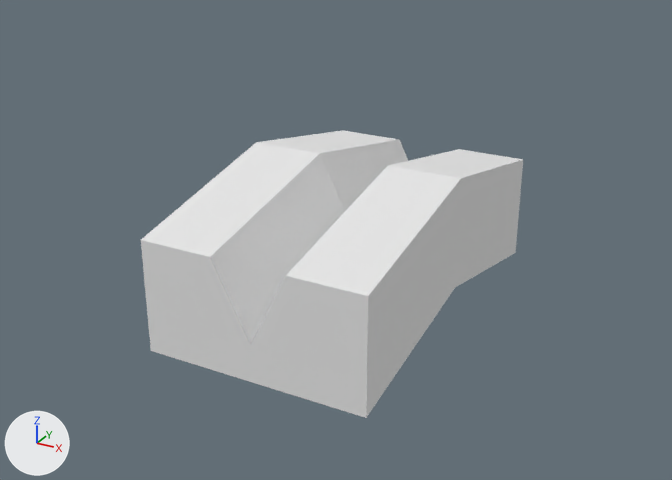
The Blender file Assets/Entities/Lanes/Bump.blend as it was, and as the next commit left it.
Before and after are seen from a 50 mm lens placed at (10.71, -15.39, 10.8), pointed at (-0.07, 4.21, 1.0). Lighting does not change. The marker at lower left points along +X, +Y and +Z.
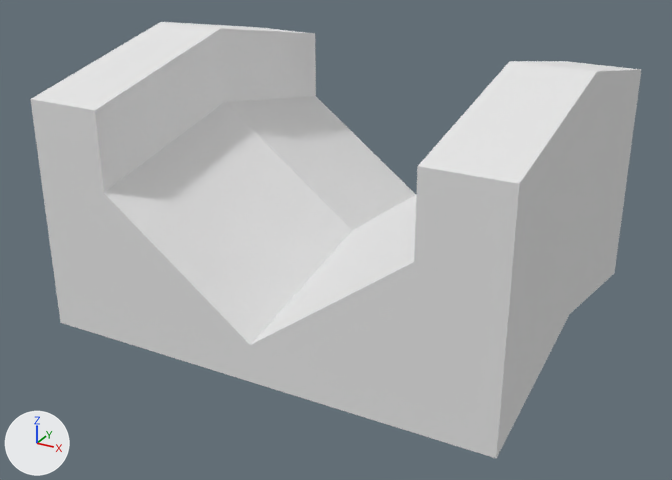
What differs and where, as boxes [x1, y1, x2, y2] in the pictures (672 x 480 px):
'Cube', reshaped (60% wider, 51% taller)
    before: [141, 130, 523, 418]
    after: [30, 22, 641, 458]

The change, as a list of edits to the scene's bpy script:
```text
Change me_cube:
    used by ob_cube; location = (0.0, 0.0, 0.0)
    remove me_cube.from_pydata(...)  # 18 vertices, 16 faces; spans x 0.0..3.0, y 0.0..10.0, z -1.0..3.0
    add me_cube.from_pydata(...)  # 24 vertices, 22 faces; spans x 0.0..6.0, y 0.0..10.0, z -1.0..6.0
    me_cube part 1
    12 vertices are removed from x 1.0..3.0, y 0.0..10.0, z -1.0..3.0
    14 faces are deleted
    8 vertices are added at x 4.0..6.0, y 0.0..10.0, z 1.0..6.0
    5 new vertices lie (6.0, 0.0, 0.0) away from vertices in x 0.0, y 0.0..10.0, z -1.0..0.0
    5 new vertices lie (2.0, 0.0, 0.0) away from vertices in x 4.0, y 0.0..10.0, z 3.0..6.0
    20 new faces join them
```
